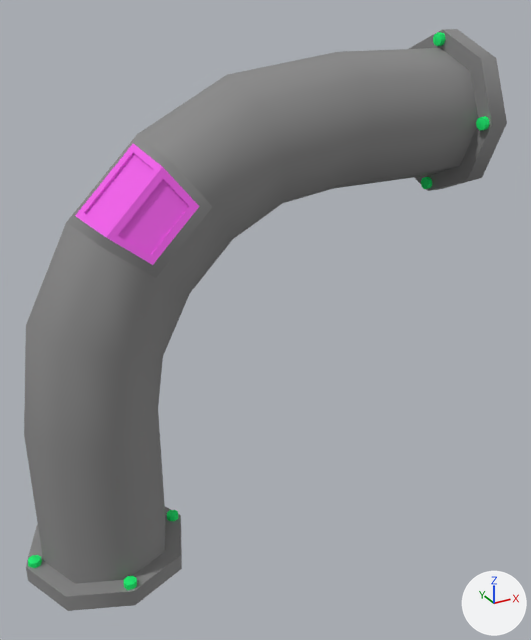
One commit to the FBX model Content/Enviroment/3D_Enviroment/Meshes/SM_ENV_PIPE_TURN_01.FBX: the scene before it, then after it.
Camera for both pictures: a 50 mm lens placed at (-0.411, -1.688, 1.469), pointed at (0.475, -0.076, 0.663). Arrows for +X, +Y and +Z are at lower right; the lights stay in place. Where no turn or scale is listed for an object, it has been applied to the vertices.

Names of what the first picture shows: 'pipe_turn_01'.
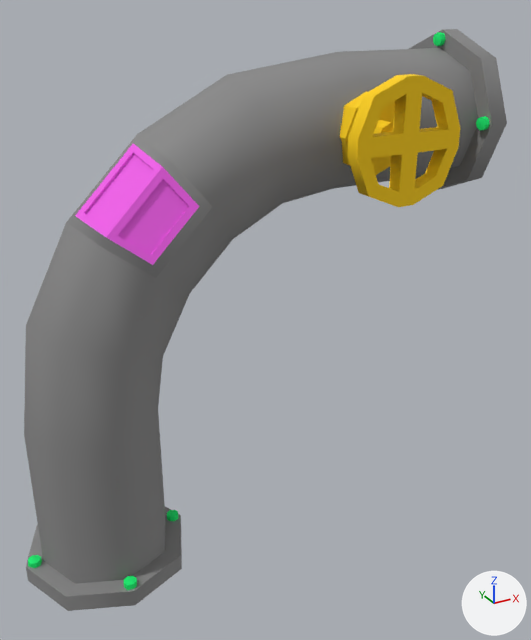
Where the change shows, as pixel boxes [x1, y1, x2, y2] in the pictures (531 x 640 px):
part 1 of me_mesh, added (yellow)
    after: [347, 74, 460, 207]
part 2 of me_mesh, added (yellow)
    after: [340, 91, 395, 175]

The change, as a diff of the scene's bpy script:
```diff
--- a/Content/Enviroment/3D_Enviroment/Meshes/SM_ENV_PIPE_TURN_01.FBX.py
+++ b/Content/Enviroment/3D_Enviroment/Meshes/SM_ENV_PIPE_TURN_01.FBX.py
@@ mat_10___default @@
+mat_10___default = principled_material('10 - Default')
+mat_10___default.base_color = (1.0, 0.635, 0.0)  # yellow #ffd100
+mat_10___default.roughness = 0.859
@@ me_mesh @@
 # used by ob_pipe_turn_01; location = (0.0, 0.0, 0.0)
-me_mesh.from_pydata(...)  # 256 vertices, 254 faces; spans x -0.227..1.131, y -0.227..0.227, z 0.0..1.386
+me_mesh.from_pydata(...)  # 364 vertices, 378 faces; spans x -0.227..1.131, y -0.324..0.227, z 0.0..1.386
+# me_mesh part 1: a new loose piece of 58 vertices spanning x 0.576..0.876, y -0.324..-0.285, z 1.005..1.305, in mat_10___default (yellow #ffd100)
+# me_mesh part 2: a new loose piece of 50 vertices spanning x 0.627..0.824, y -0.29..-0.112, z 1.057..1.254, in mat_10___default (yellow #ffd100)
 me_mesh.materials.append(mat_07___default)
@@ me_mesh @@
 me_mesh.materials.append(mat_08___default)
+me_mesh.materials.append(mat_10___default)  # yellow #ffd100
```
